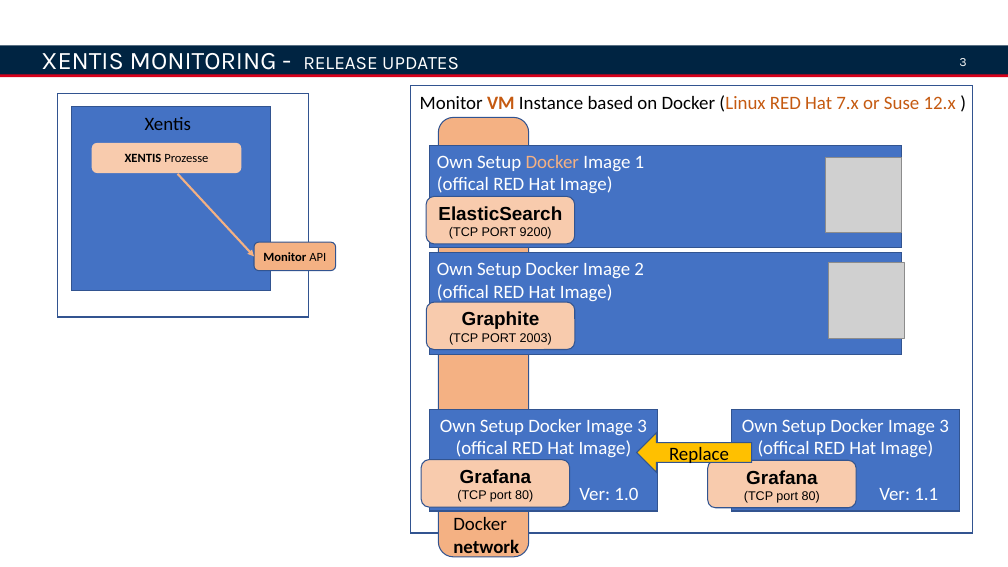
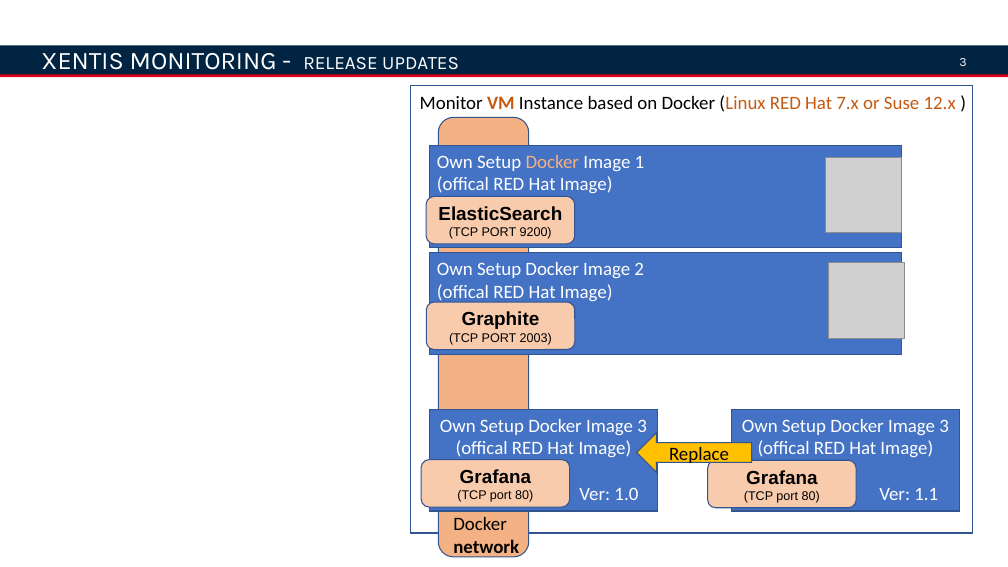
Before and after one commit to gwagner681105/pd_docker, a slide deck: slide 3 of XENTIS-Monitoring.pptx. Drawn at 1008x567 pixels with LibreOffice and Linux fonts; fonts in the diff are those of the drawing; grey boxes stand for pictures; background and template pictures are left out. Boxes give left, top, right and bottom in pixels: in the first picture for what was removed or moved away, otherwise in the second. Text is boxed around its words. In the diff, an @@ line names an element or a change of style, - is before the commit and + after.

```diff
--- a/XENTIS-Monitoring.pptx
+++ b/XENTIS-Monitoring.pptx
@@ rectangle removed at [57,94,309,318] @@
@@ rectangle removed at [72,107,271,290] @@
@@ text removed at [145,117,191,130] @@
-Xentis
@@ rounded rectangle removed at [92,144,240,173] @@
-XENTIS Prozesse
@@ arrow removed from (178, 174) to (254, 256) @@
@@ rounded rectangle removed at [254,242,336,271] @@
-Monitor API
```
Also in this commit, not shown: 2 other slides changed, 2 slides added, 2 slides removed.
